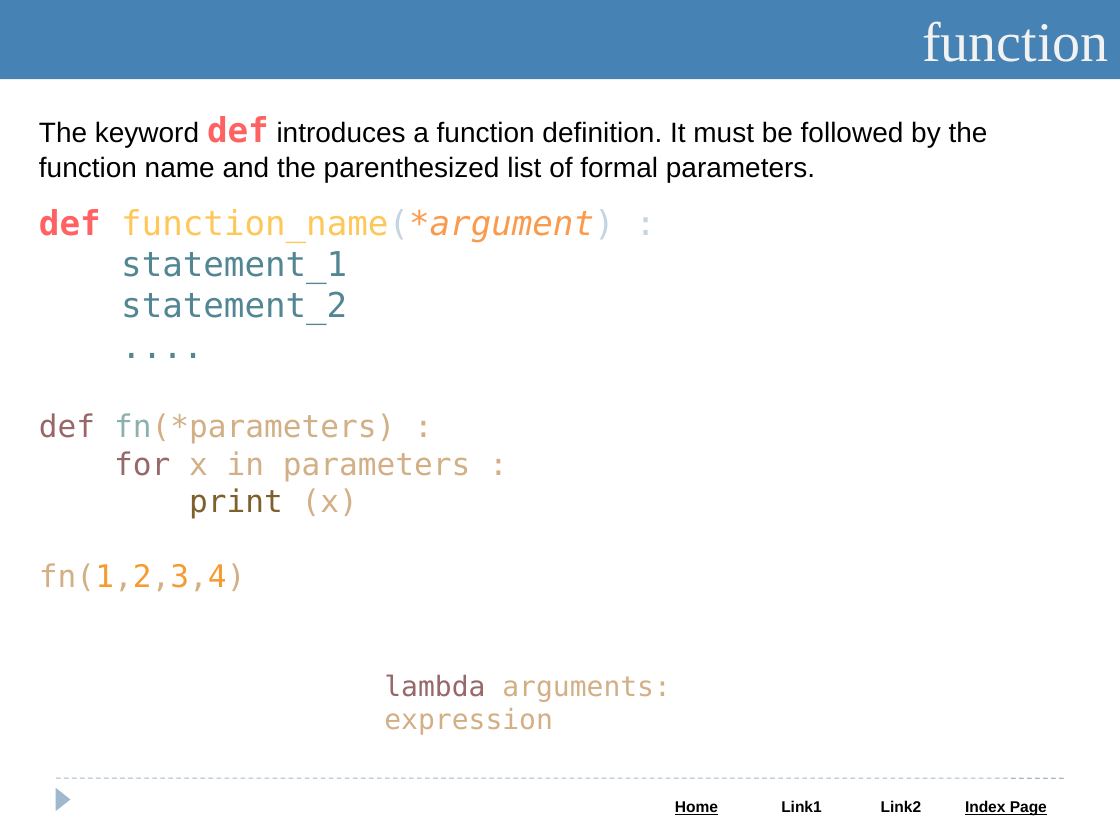
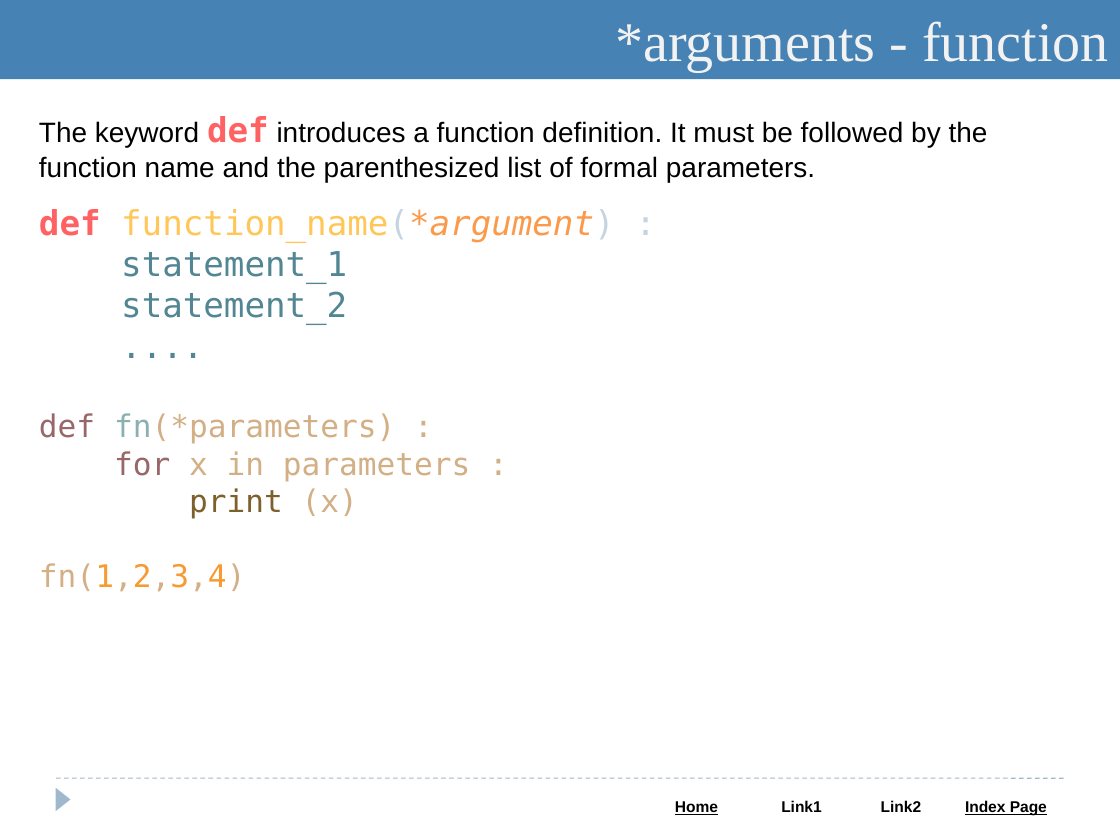
Before and after one commit to Saleel-Bagde-drive/Python-and-Web-PPTs, a slide deck: slide 41 of Python.pptx (slide 45 before the commit). Drawn at 1120x840 pixels with LibreOffice and Linux fonts; fonts in the diff are those of the drawing. Boxes give left, top, right and bottom in pixels: in the first picture for what was removed or moved away, otherwise in the second. Text is boxed around its words. In the diff, an @@ line names an element or a change of style, - is before the commit and + after.

```diff
--- a/Python.pptx
+++ b/Python.pptx
@@ text in rectangle at (x1=615, y1=21, x2=1108, y2=72): text changed @@
-function
+*arguments - function
@@ text removed at (x1=384, y1=674, x2=671, y2=735) @@
-lambda arguments: expression
```
Also in this commit, not shown: 19 other slides changed, 9 slides added, 3 slides removed.
